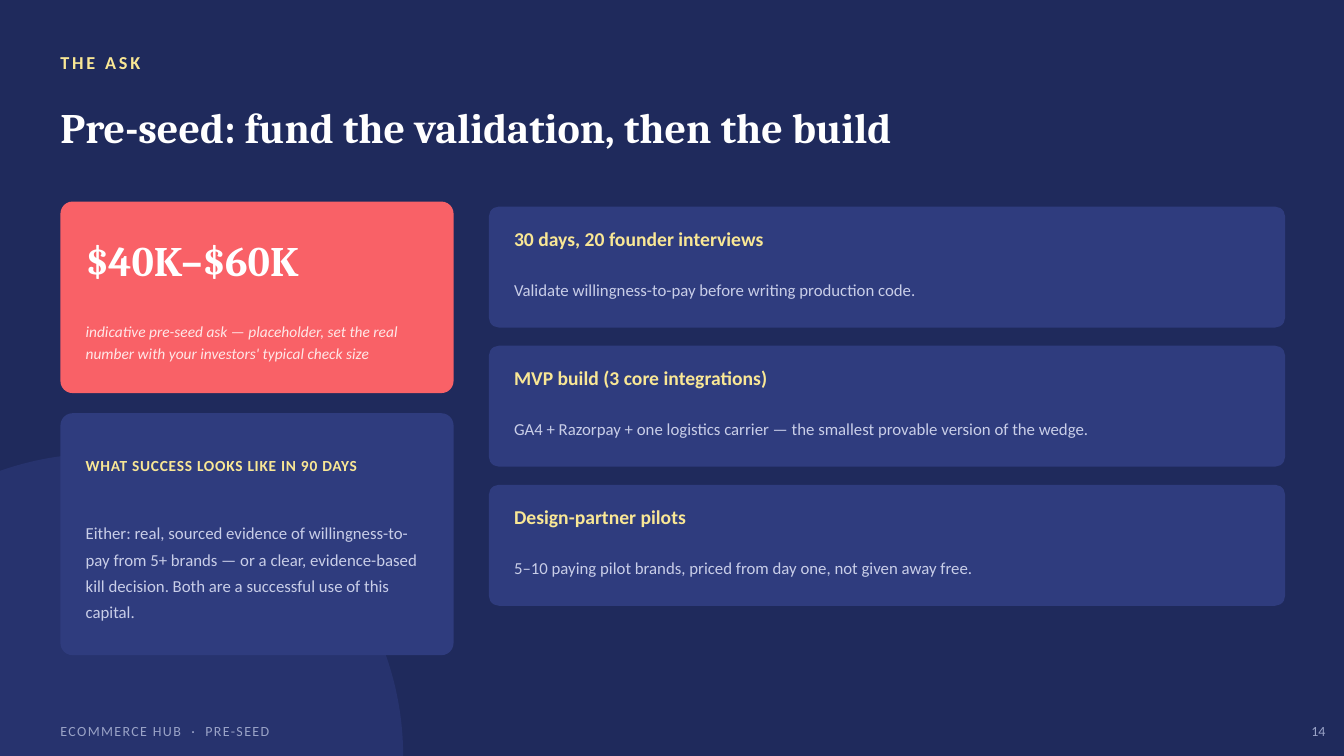
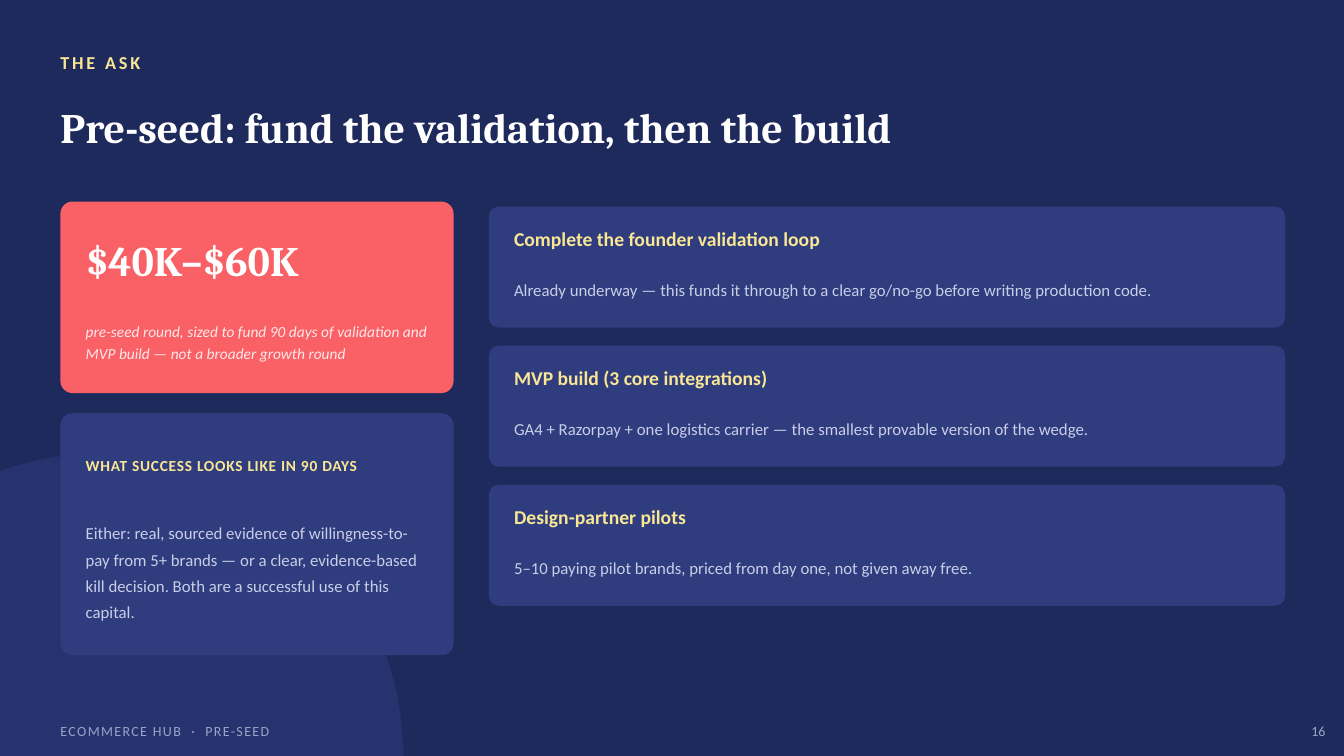
Before and after one commit to rupaparapriyam/priyam-ka-patora, a slide deck: slide 16 of A priyam ka patora/Startup Ideas/03 - Ecommerce Hub/Ecommerce_Hub_PreSeed_Deck.pptx (slide 14 before the commit). Drawn at 1344x756 pixels with LibreOffice and Linux fonts; fonts in the diff are those of the drawing. Boxes give left, top, right and bottom in pixels: in the first picture for what was removed or moved away, otherwise in the second. Text is boxed around its words. In the diff, an @@ line names an element or a change of style, - is before the commit and + after.

Commit message:
Deck+report: real traction, competitor detail, AI-model feature, deAI-ify copy

```diff
--- a/A priyam ka patora/Startup Ideas/03 - Ecommerce Hub/Ecommerce_Hub_PreSeed_Deck.pptx
+++ b/A priyam ka patora/Startup Ideas/03 - Ecommerce Hub/Ecommerce_Hub_PreSeed_Deck.pptx
@@ text at (x1=514, y1=232, x2=819, y2=249): text changed @@
-30 days, 20 founder interviews
+Complete the founder validation loop
@@ text at (x1=514, y1=284, x2=1151, y2=299): text changed @@
-Validate willingness-to-pay before writing production code.
+Already underway — this funds it through to a clear go/no-go before writing production code.
@@ text at (x1=86, y1=326, x2=427, y2=362): text changed @@
-indicative pre-seed ask — placeholder, set the real number with your investors' typical check size
+pre-seed round, sized to fund 90 days of validation and MVP build — not a broader growth round
@@ text at (x1=1311, y1=726, x2=1325, y2=736): text changed @@
-14
+16
```
Also in this commit, not shown: 9 other slides changed, 2 slides added, 2 other files.
